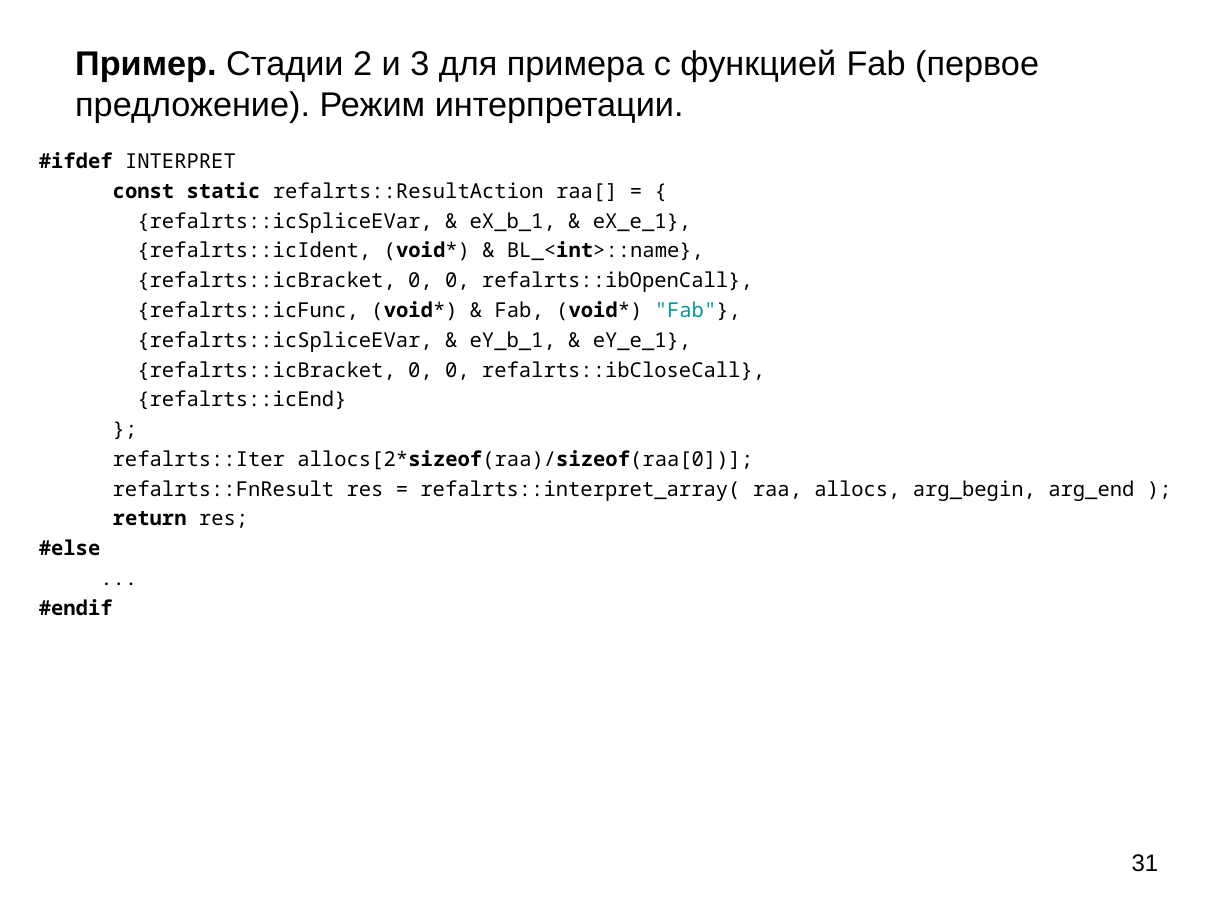
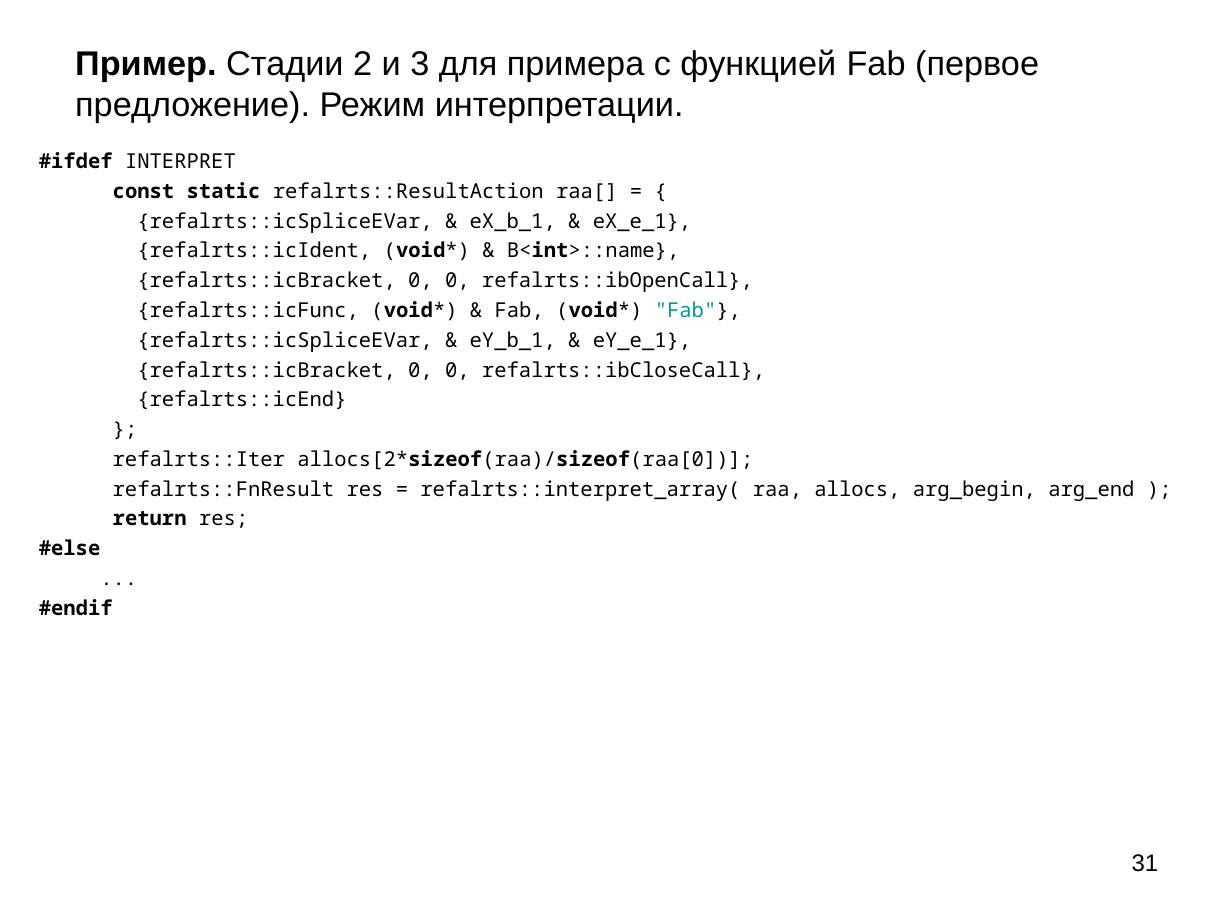
Before and after one commit to bmstu-iu9/refal-5-lambda, a slide deck: slide 31 of doc/Компилятор Простого Рефала.ppt. Drawn at 1232x924 pixels with LibreOffice and Linux fonts; fonts in the diff are those of the drawing. Boxes give left, top, right and bottom in pixels: in the first picture for what was removed or moved away, otherwise in the second. Text is boxed around its words. In the diff, an @@ line names an element or a change of style, - is before the commit and + after.

```diff
--- a/doc/Компилятор Простого Рефала.ppt
+++ b/doc/Компилятор Простого Рефала.ppt
@@ text at box(137, 241, 679, 261): text changed @@
-{refalrts::icIdent, (void*) & BL_<int>::name},
+{refalrts::icIdent, (void*) & B<int>::name},
```
Also in this commit, not shown: 6 other slides changed, 6 other files.
